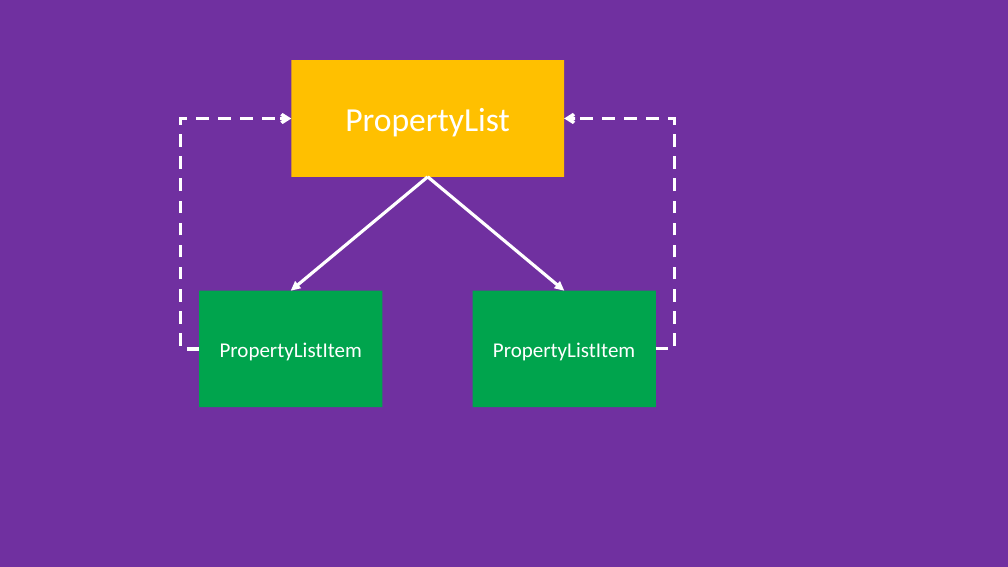
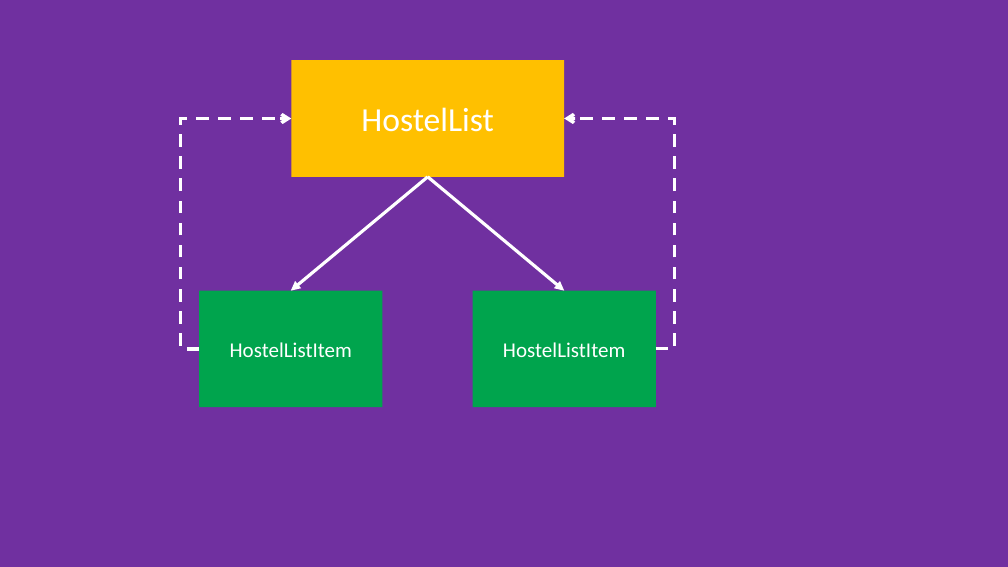
Before and after one commit to maxpou-slides/vuejs-training, a slide deck: slide 4 of schemas.pptx. Drawn at 1008x567 pixels with LibreOffice and Linux fonts; fonts in the diff are those of the drawing. Boxes give left, top, right and bottom in pixels: in the first picture for what was removed or moved away, otherwise in the second. Text is boxed around its words. In the diff, an @@ line names an element or a change of style, - is before the commit and + after.

Commit message:
update severals slides

```diff
--- a/schemas.pptx
+++ b/schemas.pptx
@@ text in rectangle at bbox=[361, 107, 494, 132]: text changed @@
-PropertyList
+HostelList
@@ text in rectangle at bbox=[230, 342, 352, 357]: text changed @@
-PropertyListItem
+HostelListItem
@@ text in rectangle at bbox=[503, 342, 625, 357]: text changed @@
-PropertyListItem
+HostelListItem
```
Also in this commit, not shown: 4 other files.
